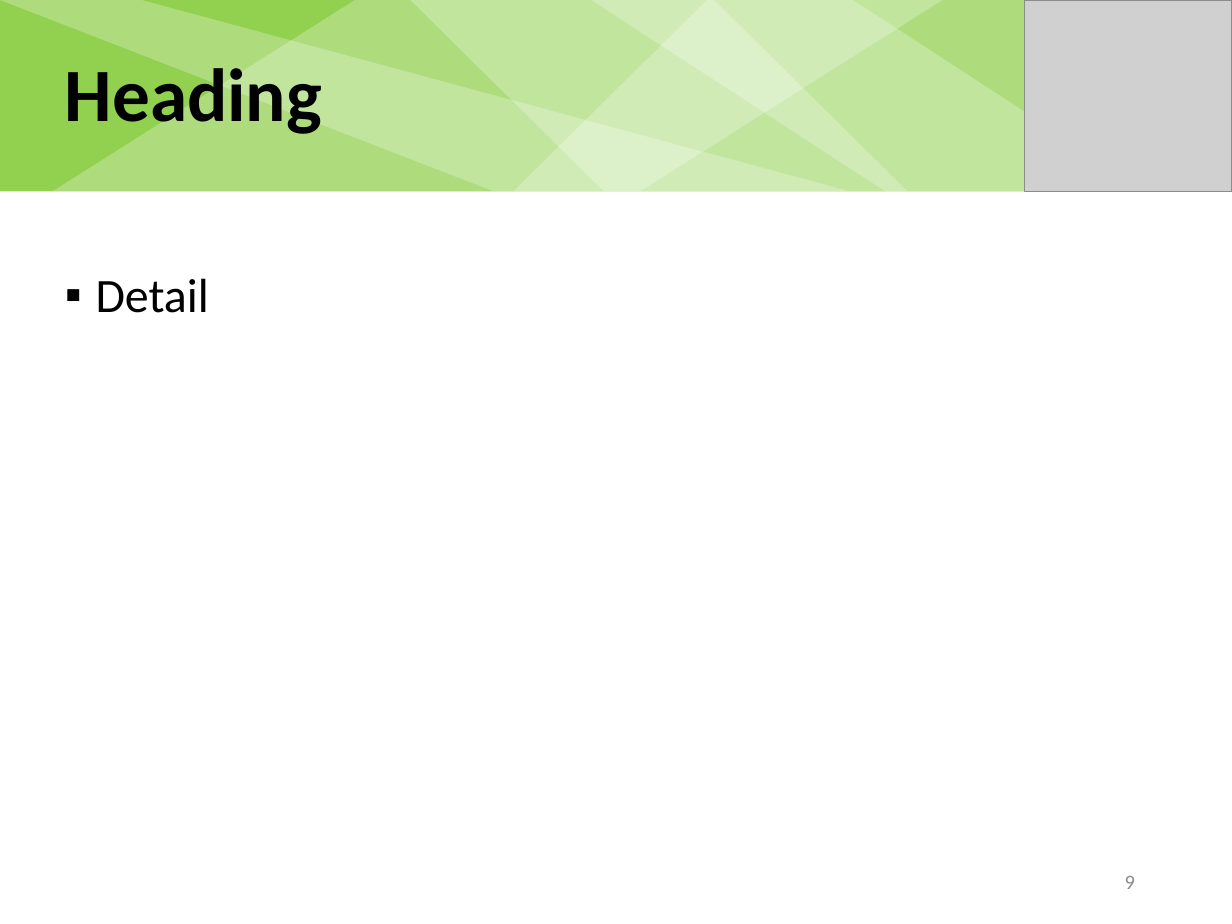
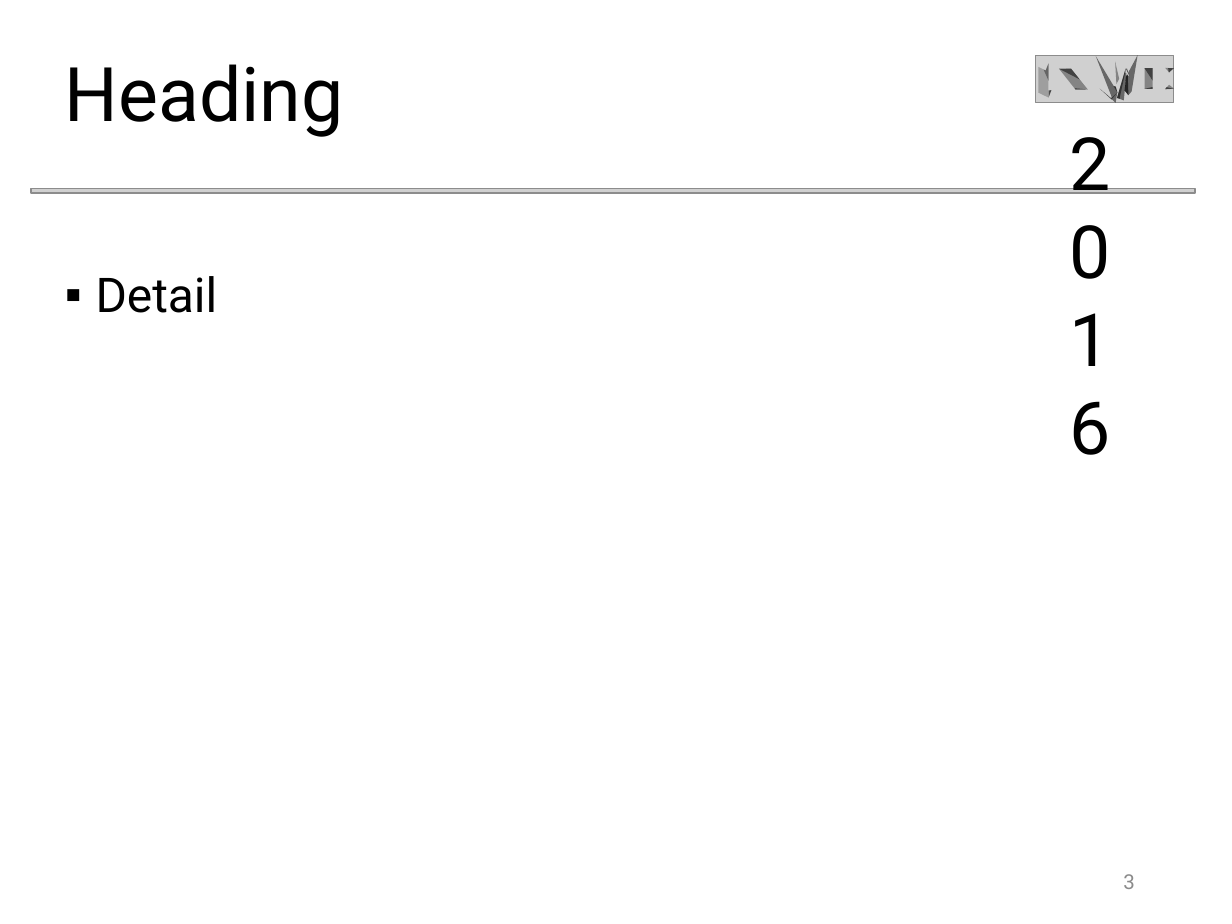
Before and after one commit to mielvds/iswc2016, a slide deck: slide 4 of files/iswc2016-slide-simple.pptx (slide 10 before the commit). Drawn at 1232x924 pixels with LibreOffice and Linux fonts; fonts in the diff are those of the drawing; grey boxes stand for pictures. Boxes give left, top, right and bottom in pixels: in the first picture for what was removed or moved away, otherwise in the second. Text is boxed around its words. In the diff, an @@ line names an element or a change of style, - is before the commit and + after.

```diff
--- a/files/iswc2016-slide-simple.pptx
+++ b/files/iswc2016-slide-simple.pptx
@@ rectangle removed at (0, 0, 1232, 191) @@
@@ freeform shape removed at (0, 0, 850, 191) @@
@@ parallelogram removed at (53, 0, 942, 191) @@
@@ parallelogram removed at (410, 0, 908, 191) @@
@@ parallelogram removed at (514, 0, 1232, 191) @@
@@ parallelogram removed at (591, 0, 1147, 191) @@
@@ picture removed at (1025, 0, 1232, 191) @@
@@ title "Heading" at (65, 64, 344, 137): font Calibri to Roboto, bold off @@
@@ group added at (1036, 55, 1174, 455): 21 freeform shapes, 1 picture, 1 rectangle, 1 text @@
+2 0 1 6
@@ picture added at (31, 188, 1195, 193) @@
@@ text "Detail" at (96, 276, 218, 313): font Calibri to Roboto @@
@@ page number at (1123, 874, 1135, 889): text changed; font Calibri to Roboto @@
-9
+3
```
Also in this commit, not shown: 4 other slides changed, 6 slides removed, 2 other files.
